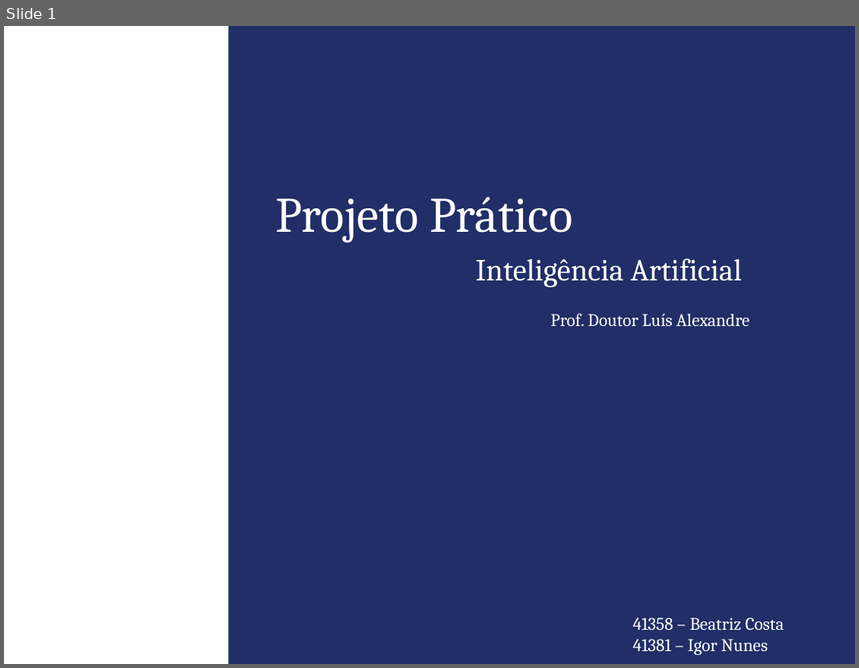
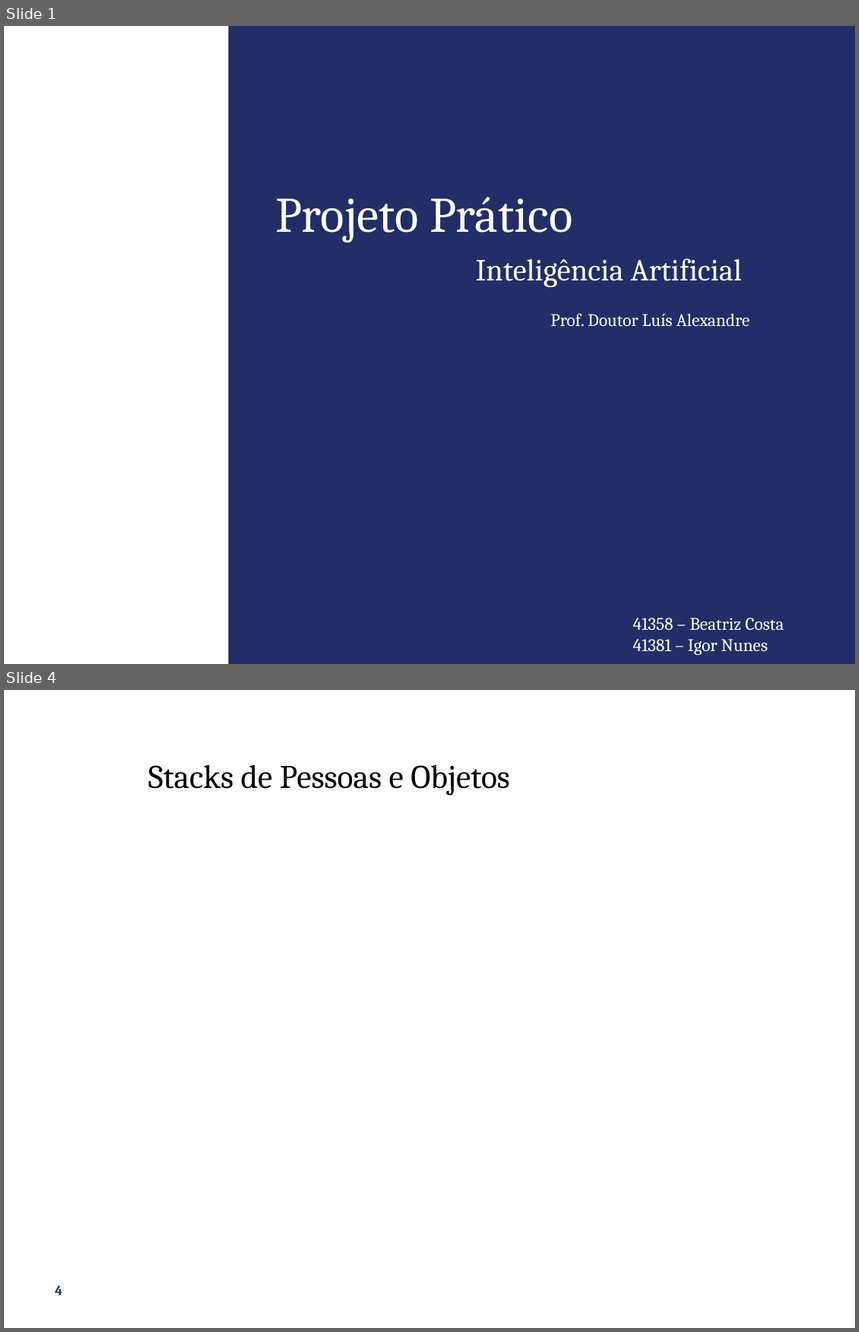
Before and after one commit to ibnunes/Andarilho, a slide deck: Presentation.ppt. Shown one above the other, each under a label of ours: slide 1 before the commit, slides 1 and 4 after it; the slides between them are not shown. The pictures are 859x668 and 859x1332 pixels, drawn with LibreOffice and Linux fonts; fonts in the diff are those of the drawing; background and template pictures are left out. Boxes give left, top, right and bottom in pixels: in the first picture for what was removed or moved away, otherwise in the second. Text is boxed around its words. In the diff, an @@ line names an element or a change of style, - is before the commit and + after.

Commit message:
Update presentation

```diff
--- a/Presentation.ppt
+++ b/Presentation.ppt
@@ slide 4 added at [4, 690, 855, 1328], background #FFFFFF @@
@@ title added at [148, 764, 510, 796], 28 pt, text #000000 @@
+Stacks de Pessoas e Objetos
@@ page number added at [55, 1286, 63, 1296], 12 pt, text #212E67, bold @@
+4
```
Also in this commit, not shown: 4 other slides added, 8 slides removed.
